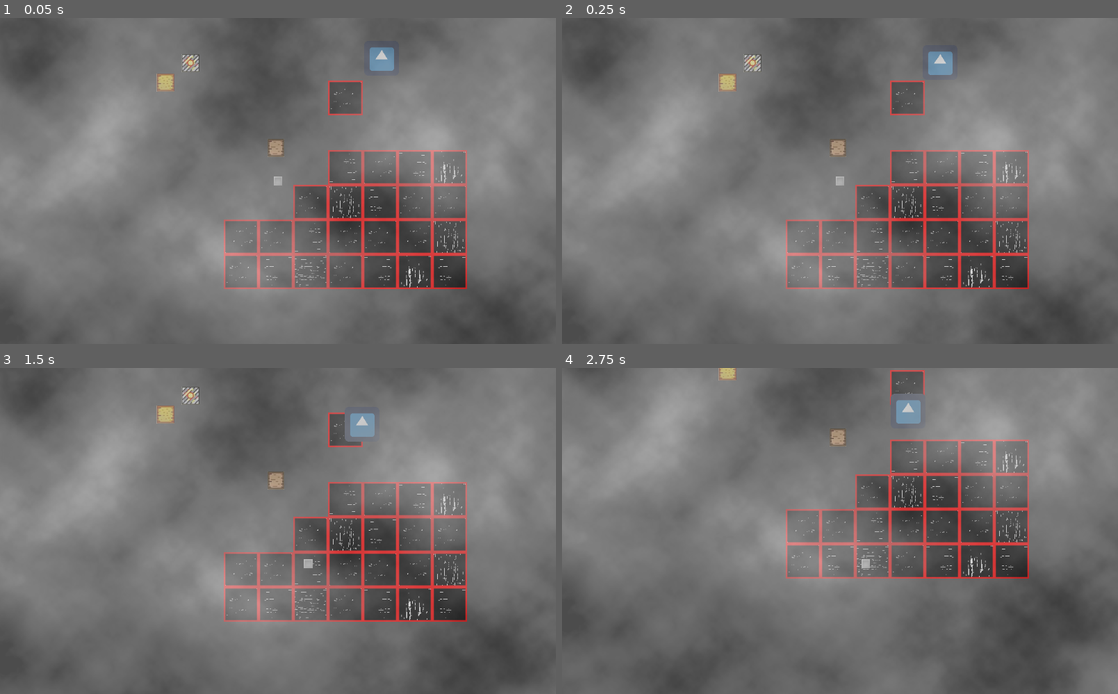
Above: before the commit, frames 1-4 (two rows, left to right).
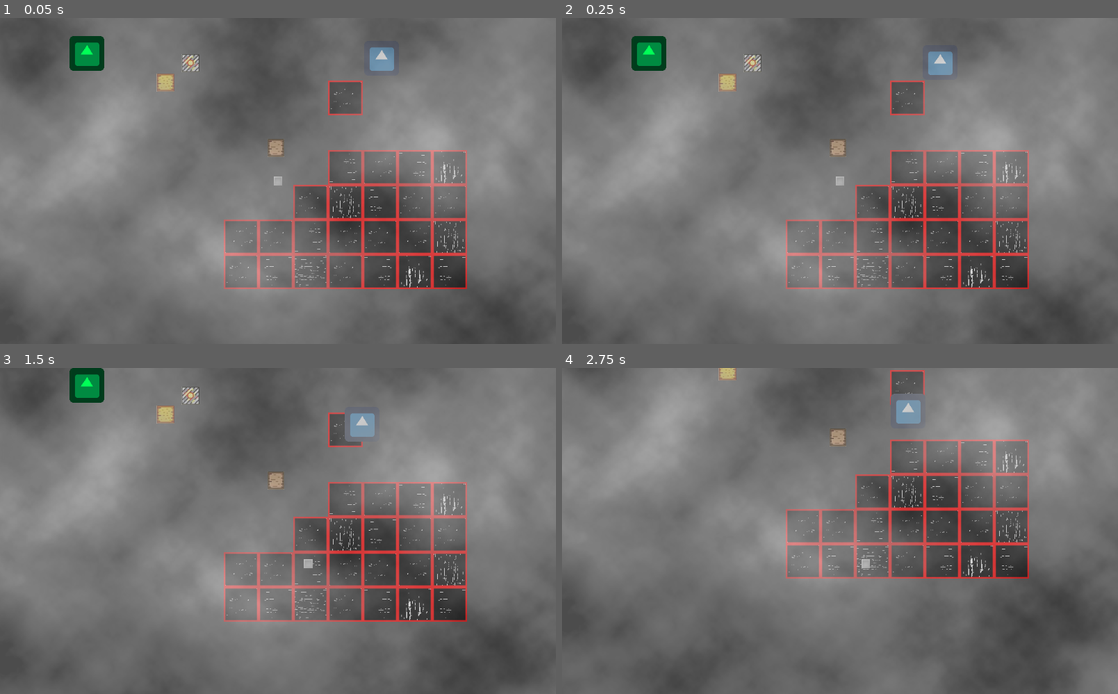
Above: after the commit, the same moments.

Repository: Screen-Punch/intd450
Game: Godot game, scene res://Scenes/colworld.tscn
Same seed, same stepped clock (60 frames per second), same inputs: the game is played once before the commit and once after it. The engine's default icon, where the game draws it, is replaced by a stand-in: a white triangle on a blue panel in a dark square.
Inputs:
- Up to frame 1 (0.05 s): no input
- Up to frame 2 (0.25 s): no input
- Up to frame 3 (1.5 s): hold Right (move_right) 0.53-1.28 s; hold Down (move_bottom) 0.53-1.28 s; hold Left (move_left) from 1.28 s (still down); tap Down (move_bottom) at 1.35 s
- Up to frame 4 (2.75 s): release Left (move_left) at 2.03 s; hold Right (move_right) from 2.03 s (still down); hold Down (move_bottom) from 2.03 s (still down)

The runs differ from the first frame. In frame 1, 0.7% of the frame differs, in the area x 12-19%, y 5-17%; in frame 2, 0.7%; in frame 3, 0.7%; in frame 4, nothing differs.
Error after the commit: Parse Error: Parse error: Spaces used before tabs on a line (res://Scripts/Mirror.gd:11)

Commit message:
Added mirror mechanic

Diff:
--- /dev/null
+++ b/Scenes/Mirror.tscn
@@ -0,0 +1,54 @@
+[gd_scene load_steps=5 format=2]
+
+[ext_resource path="res://Scripts/Mirror.gd" type="Script" id=1]
+[ext_resource path="res://godotIcon.png" type="Texture" id=2]
+
+[sub_resource type="RectangleShape2D" id=1]
+
+custom_solver_bias = 0.0
+extents = Vector2( 10, 10 )
+
+[sub_resource type="RectangleShape2D" id=2]
+
+custom_solver_bias = 0.0
+extents = Vector2( 32, 32 )
+
+[node name="Mirror" type="StaticBody2D" index="0"]
+
+modulate = Color( 0, 1, 0.34375, 1 )
+input_pickable = false
+collision_layer = 1
+collision_mask = 1
+constant_linear_velocity = Vector2( 0, 0 )
+constant_angular_velocity = 0.0
+friction = 1.0
+bounce = 0.0
+script = ExtResource( 1 )
+_sections_unfolded = [ "Collision", "Visibility" ]
+
+[node name="CollisionShape2D" type="CollisionShape2D" parent="." index="0"]
+
+shape = SubResource( 1 )
+
+[node name="Sprite" type="Sprite" parent="." index="1"]
+
+texture = ExtResource( 2 )
+
+[node name="Area2D" type="Area2D" parent="." index="2"]
+
+position = Vector2( 0.397217, 62.3628 )
+input_pickable = true
+gravity_vec = Vector2( 0, 1 )
+gravity = 98.0
+linear_damp = 0.1
+angular_damp = 1.0
+audio_bus_override = false
+audio_bus_name = "Master"
+
+[node name="CollisionShape2D" type="CollisionShape2D" parent="Area2D" index="0"]
+
+shape = SubResource( 2 )
+
+[connection signal="body_entered" from="Area2D" to="." method="_on_Area2D_body_entered"]
+
+[connection signal="body_exited" from="Area2D" to="." method="_on_Area2D_body_exited"]
--- a/Scenes/Monster.tscn
+++ b/Scenes/Monster.tscn
@@ -8,7 +8,9 @@
 custom_solver_bias = 0.0
 extents = Vector2( 32, 32 )
 
-[node name="Monster" type="KinematicBody2D"]
+[node name="Monster" type="KinematicBody2D" groups=[
+"Monster",
+]]
 
 input_pickable = false
 collision_layer = 1
--- a/Scenes/MonsterPatrol.tscn
+++ b/Scenes/MonsterPatrol.tscn
@@ -1,10 +1,11 @@
 [gd_scene load_steps=7 format=2]
 
-[ext_resource path="res://Scenes/MonsterPatrol.gd" type="Script" id=1]
+[ext_resource path="res://Scripts/MonsterPatrol.gd" type="Script" id=1]
 [ext_resource path="res://Scenes/tileset1.tres" type="TileSet" id=2]
 [ext_resource path="res://Scenes/OtherPlayerAndMonster/Player.tscn" type="PackedScene" id=3]
-[ext_resource path="res://Scenes/Path2D.gd" type="Script" id=4]
+[ext_resource path="res://Scripts/Path2D.gd" type="Script" id=4]
 [ext_resource path="res://Scenes/OtherPlayerAndMonster/Moster.tscn" type="PackedScene" id=5]
+
 
 [sub_resource type="Curve2D" id=1]
 
--- a/Scenes/colworld.tscn
+++ b/Scenes/colworld.tscn
@@ -6,6 +6,7 @@
 [ext_resource path="res://Scenes/next_W.tscn" type="PackedScene" id=4]
 [ext_resource path="res://Scenes/Monster.tscn" type="PackedScene" id=5]
 [ext_resource path="res://Art/fog.png" type="Texture" id=6]
+[ext_resource path="res://Scenes/Mirror.tscn" type="PackedScene" id=7]
 
 [sub_resource type="RectangleShape2D" id=1]
 
@@ -108,3 +109,16 @@
 position = Vector2( 296.392, 321.218 )
 scale = Vector2( 1.75306, 1.67498 )
 texture = ExtResource( 6 )
+
+[node name="Mirror" parent="." index="8" instance=ExtResource( 7 )]
+
+position = Vector2( -59.5425, 77.9199 )
+
+[node name="CollisionShape2D" parent="Mirror/Area2D" index="0"]
+
+position = Vector2( 0, 76.6622 )
+scale = Vector2( 1, 3.19035 )
+_sections_unfolded = [ "Transform" ]
+
+
+[editable path="Mirror"]
--- a/Scenes/player.tscn
+++ b/Scenes/player.tscn
@@ -2,7 +2,8 @@
 
 [ext_resource path="res://Scripts/player.gd" type="Script" id=1]
 [ext_resource path="res://Art/player.png" type="Texture" id=2]
-[ext_resource path="res://Scenes/Shaker.gd" type="Script" id=3]
+[ext_resource path="res://Scripts/Shaker.gd" type="Script" id=3]
+
 
 [sub_resource type="RectangleShape2D" id=1]
 
--- /dev/null
+++ b/Scripts/Mirror.gd
@@ -0,0 +1,19 @@
+extends StaticBody2D
+
+func _ready():
+	pass
+
+func _on_Area2D_body_entered(body):
+	if body.is_in_group("Player"):
+		$Sprite.flip_v = true;
+		var enemies = get_tree().get_nodes_in_group("Monster")
+		for enemy in enemies:
+    		enemy.target = self
+
+
+func _on_Area2D_body_exited(body):
+	if body.is_in_group("Player"):
+		$Sprite.flip_v = false;
+		var enemies = get_tree().get_nodes_in_group("Monster")
+		for enemy in enemies:
+			enemy.findNewTarget();
--- a/Scripts/Monster.gd
+++ b/Scripts/Monster.gd
@@ -5,10 +5,17 @@
 var velocity
 
 func _ready():
-	target = get_tree().get_nodes_in_group("Player")[0]
+	var targets = get_tree().get_nodes_in_group("Player")
+	for t in targets:
+		target = t
 
 func _process(delta):
 	if target:
 		velocity = (target.position - position).normalized() * SPEED
 		if (target.position - position).length() > 5:
 			move_and_slide(velocity)
+
+func findNewTarget():
+	var targets = get_tree().get_nodes_in_group("Player")
+	for t in targets:
+		target = t
--- a/project.godot
+++ b/project.godot
@@ -33,6 +33,14 @@
 move_up=[ Object(InputEventKey,"resource_local_to_scene":false,"resource_name":"","device":0,"alt":false,"shift":false,"control":false,"meta":false,"command":false,"pressed":false,"scancode":16777232,"unicode":0,"echo":false,"script":null)
  ]
 
+[layer_names]
+
+2d_physics/layer_1="Environment"
+2d_physics/layer_2="Player"
+2d_physics/layer_3="Enemies"
+2d_physics/layer_4="Projectiles"
+2d_physics/layer_5="Holes"
+
 [rendering]
 
 quality/2d/use_pixel_snap=true
Not shown: 1 places in Scenes/colworld.tscn that only renumber resources
Renamed: Scenes/MonsterPatrol.gd -> Scripts/MonsterPatrol.gd
Renamed: Scenes/Node.gd -> Scripts/Node.gd
Renamed: Scenes/Path2D.gd -> Scripts/Path2D.gd
Renamed: Scenes/Shaker.gd -> Scripts/Shaker.gd
